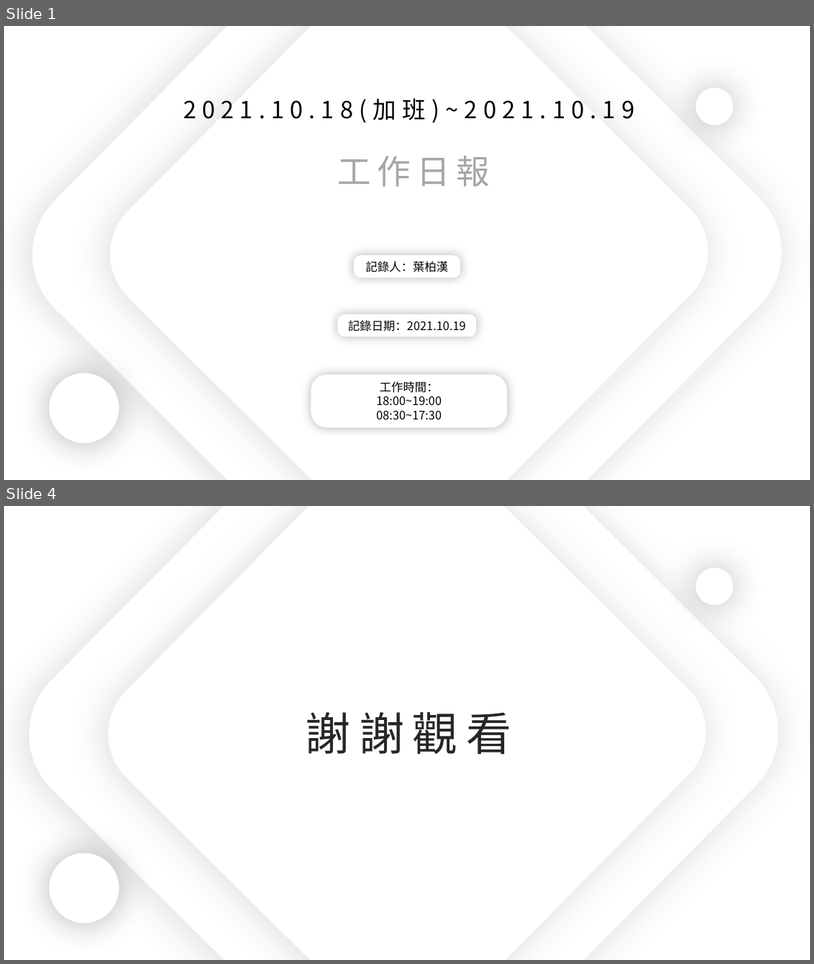
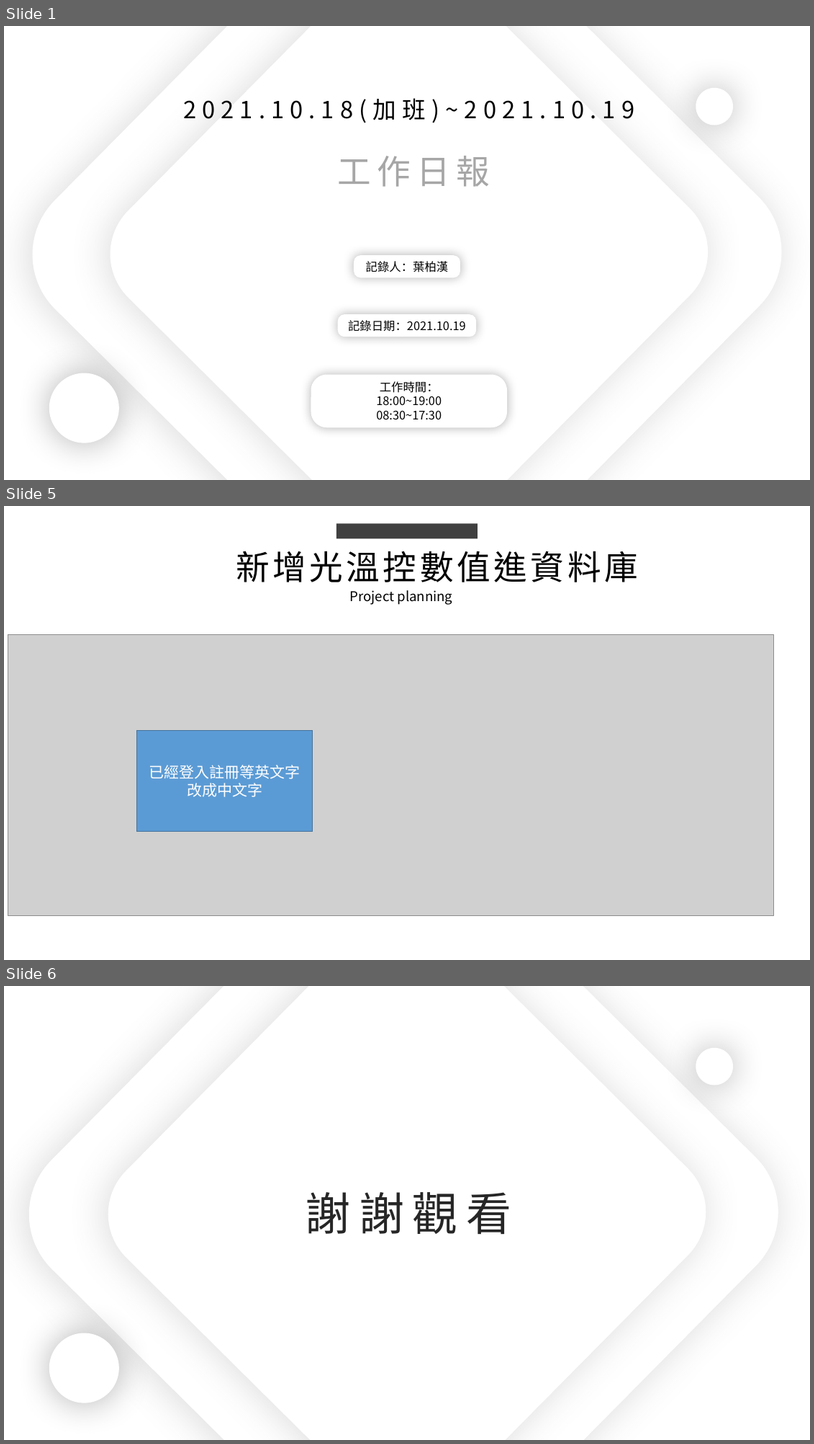
Before and after one commit to king637324/KnowledgeGreenhouseSystem, a slide deck: 工作日報_葉柏漢/2021.10/2021.10.18(加班)_2021.10.19工作日報_葉柏漢.pptx. Shown one above the other, each under a label of ours: slides 1 and 4 before the commit, slides 1, 5 and 6 after it; the slides between them are not shown. The pictures are 814x964 and 814x1444 pixels, drawn with LibreOffice and Linux fonts; fonts in the diff are those of the drawing; grey boxes stand for pictures. Boxes give left, top, right and bottom in pixels: in the first picture for what was removed or moved away, otherwise in the second. Text is boxed around its words. In the diff, an @@ line names an element or a change of style, - is before the commit and + after.

```diff
--- a/工作日報_葉柏漢/2021.10/2021.10.18(加班)_2021.10.19工作日報_葉柏漢.pptx
+++ b/工作日報_葉柏漢/2021.10/2021.10.18(加班)_2021.10.19工作日報_葉柏漢.pptx
@@ slide 5 added at bbox=[4, 506, 810, 960], background #FFFFFF @@
@@ rectangle added at bbox=[337, 523, 478, 538], fill #404040 @@
@@ text added at bbox=[236, 551, 638, 582], 40 pt, text #000000 @@
+新增光溫控數值進資料庫
@@ text added at bbox=[350, 590, 453, 605], 16 pt, text #000000 @@
+Project planning
@@ picture added at bbox=[8, 634, 774, 915] @@
@@ rectangle added at bbox=[137, 731, 313, 831], fill #5B9BD5, outline #43739E 1 pt, 18 pt, text #FFFFFF @@
+已經登入註冊等英文字改成中文字
@@ what was slide 4 is now slide 6 @@
```
Also in this commit, not shown: 2 slides changed, 1 other slide added, 6 other files.
